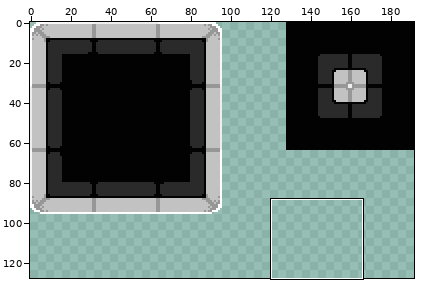
File history of a sprite sheet, 2D-Platformer/Assets/Sprites/techno_tiles.png. The picture above shows the old version from afar; the outline marks the close-up.
Close-up. Before the commit:
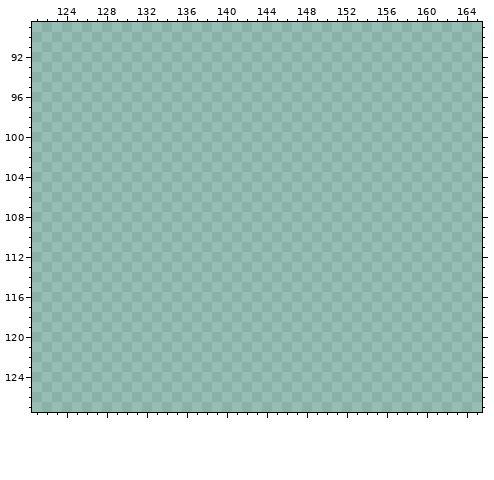
The file is 192x128 pixels. Colours within 5 levels of each other are drawn and written as one. Shown: x 121..165, y 89..127.
And afterwards:
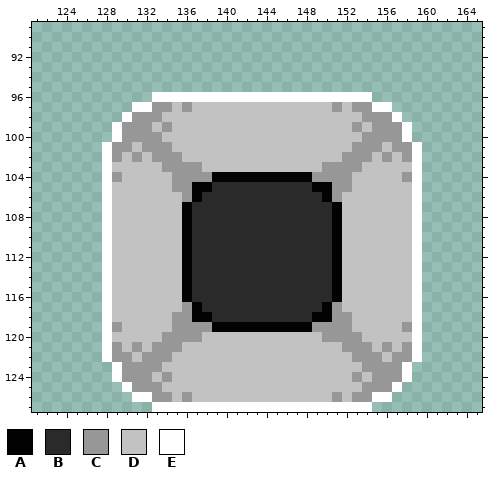
Palette (. is transparent): A #020202  B #2a2a2a  C #979797  D #c2c2c2  E #ffffff
Difference:
The author put colour A in row 104 at x 139 to 148; in row 105 at x 137 to 138 and 149 to 150; in row 106 at x 137 and 150; in rows 107 to 116 at x 136 and 151; in row 117 at x 137 and 150; in row 118 at x 137 to 138 and 149 to 150.
The author put colour A in row 119 at x 139 to 148.
The author put colour B in row 105 at x 139 to 148; in row 106 at x 138 to 149; in rows 107 to 116 at x 137 to 150; in row 117 at x 138 to 149; in row 118 at x 139 to 148.
The author put colour C in row 97 at x 133 to 134, 136, 151 and 153 to 154; in row 98 at x 131 to 133 and 154 to 156; in row 99 at x 130 to 132, 134, 153 and 155 to 157; in row 100 at x 130 to 133 and 154 to 157; in row 101 at x 129 to 130, 132 to 134, 153 to 155 and 157 to 158; in row 102 at x 129, 131, 133 to 135, 152 to 154, 156 and 158.
The author put colour C in row 103 at x 134 to 137 and 150 to 153; in row 104 at x 129, 135 to 138, 149 to 152 and 158; in row 105 at x 135 to 136 and 151 to 152; in row 106 at x 136 and 151; in row 117 at x 136 and 151; in row 118 at x 135 to 136 and 151 to 152.
The author put colour C in row 119 at x 129, 135 to 138, 149 to 152 and 158; in row 120 at x 134 to 137 and 150 to 153; in row 121 at x 129, 131, 133 to 135, 152 to 154, 156 and 158; in row 122 at x 129 to 130, 132 to 134, 153 to 155 and 157 to 158; in row 123 at x 130 to 133 and 154 to 157; in row 124 at x 130 to 132, 134, 153 and 155 to 157.
The author put colour C in row 125 at x 131 to 133 and 154 to 156; in row 126 at x 133 to 134, 136, 151 and 153 to 154.
The author put colour D in row 97 at x 135, 137 to 150 and 152; in row 98 at x 134 to 153; in row 99 at x 133, 135 to 152 and 154; in row 100 at x 134 to 153; in row 101 at x 131, 135 to 152 and 156; in row 102 at x 130, 132, 136 to 151, 155 and 157.
The author put colour D in row 103 at x 129 to 133, 138 to 149 and 154 to 158; in row 104 at x 130 to 134 and 153 to 157; in row 105 at x 129 to 134 and 153 to 158; in rows 106 to 117 at x 129 to 135 and 152 to 158; in row 118 at x 129 to 134 and 153 to 158; in row 119 at x 130 to 134 and 153 to 157.
The author put colour D in row 120 at x 129 to 133, 138 to 149 and 154 to 158; in row 121 at x 130, 132, 136 to 151, 155 and 157; in row 122 at x 131, 135 to 152 and 156; in row 123 at x 134 to 153; in row 124 at x 133, 135 to 152 and 154; in row 125 at x 134 to 153.
The author put colour D in row 126 at x 135, 137 to 150 and 152.
The author put colour E in row 96 at x 133 to 154; in row 97 at x 131 to 132 and 155 to 156; in row 98 at x 130 and 157; in rows 99 to 100 at x 129 and 158; in rows 101 to 122 at x 128 and 159; in rows 123 to 124 at x 129 and 158.
The author put colour E in row 125 at x 130 and 157; in row 126 at x 131 to 132 and 155 to 156; in row 127 at x 133 to 154.
Changed places in both close-ups, as pixel boxes (x1, y1, x2, y2):
added: (102, 92, 422, 412)
